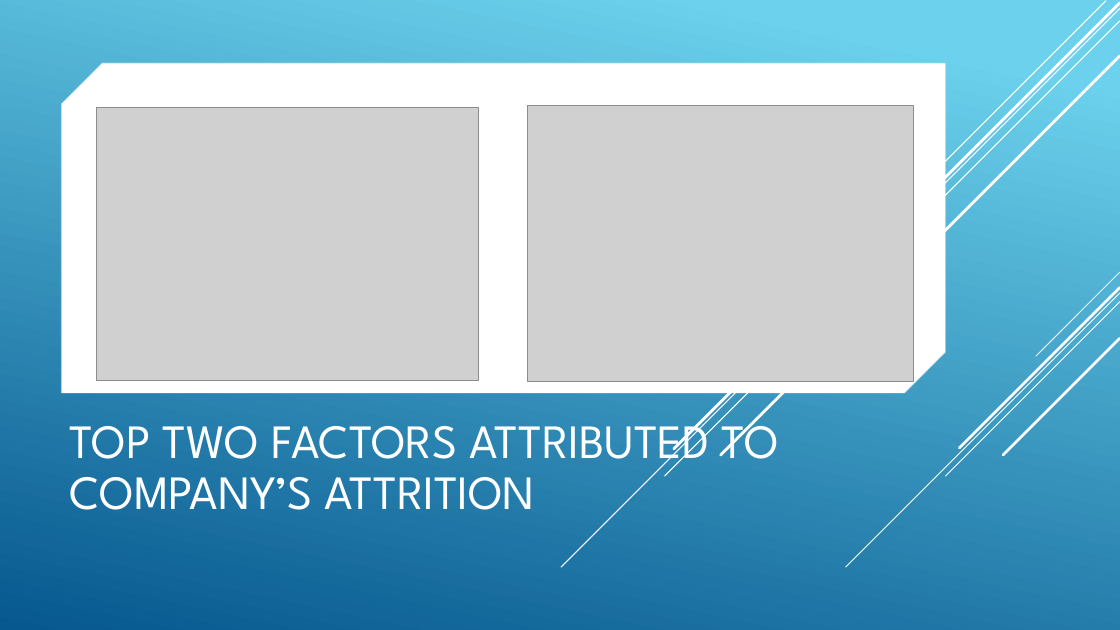
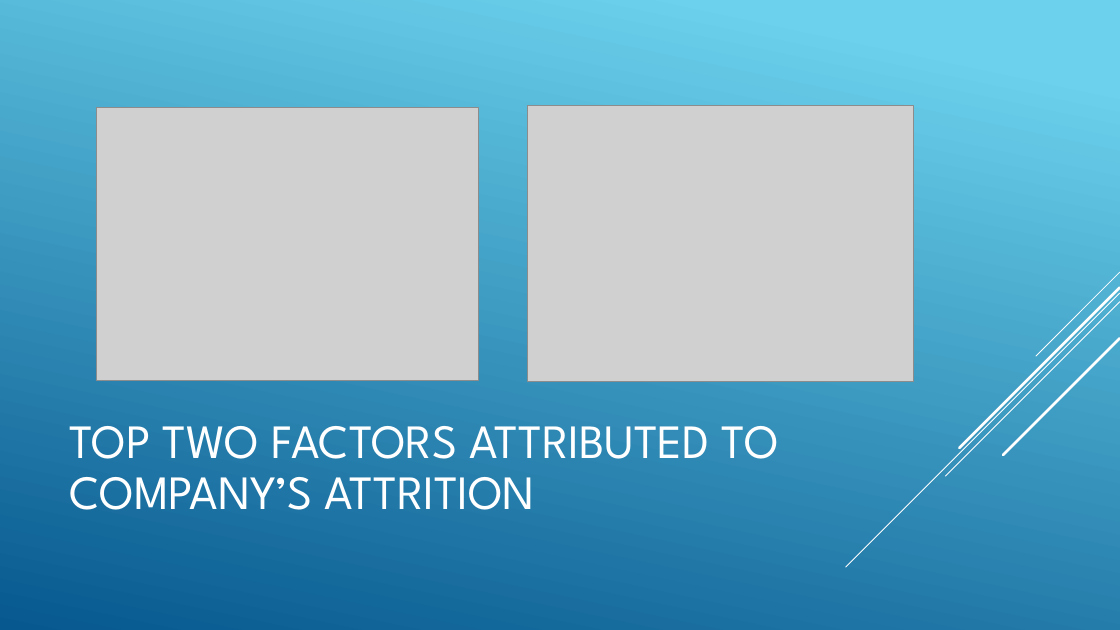
Before and after one commit to R-Chandna/MSDS6306_CaseStudy_2, a slide deck: slide 9 of Attrition_Case_Study_2_pptx_TAJAR_IP.pptx. Drawn at 1120x630 pixels with LibreOffice and Linux fonts; fonts in the diff are those of the drawing; grey boxes stand for pictures. Boxes give left, top, right and bottom in pixels: in the first picture for what was removed or moved away, otherwise in the second. Text is boxed around its words. In the diff, an @@ line names an element or a change of style, - is before the commit and + after.

```diff
--- a/Attrition_Case_Study_2_pptx_TAJAR_IP.pptx
+++ b/Attrition_Case_Study_2_pptx_TAJAR_IP.pptx
@@ line removed from (1120, 8) to (561, 567) @@
@@ line removed from (1120, 21) to (665, 476) @@
@@ line removed from (1120, 3) to (674, 449) @@
@@ line removed from (1106, 1) to (756, 351) @@
@@ line removed from (1120, 56) to (721, 455) @@
@@ snip diag rect removed at [62, 64, 946, 393] @@
@@ line removed from (1120, 293) to (846, 567) @@
@@ line added from (1120, 293) to (846, 567), #FFFFFF 0.75 pt @@
@@ line removed from (1120, 302) to (946, 476) @@
@@ line added from (1120, 302) to (946, 476), #FFFFFF 0.75 pt @@
```
Also in this commit, not shown: 1 other slide changed, 1 slide added, 15 other files.
